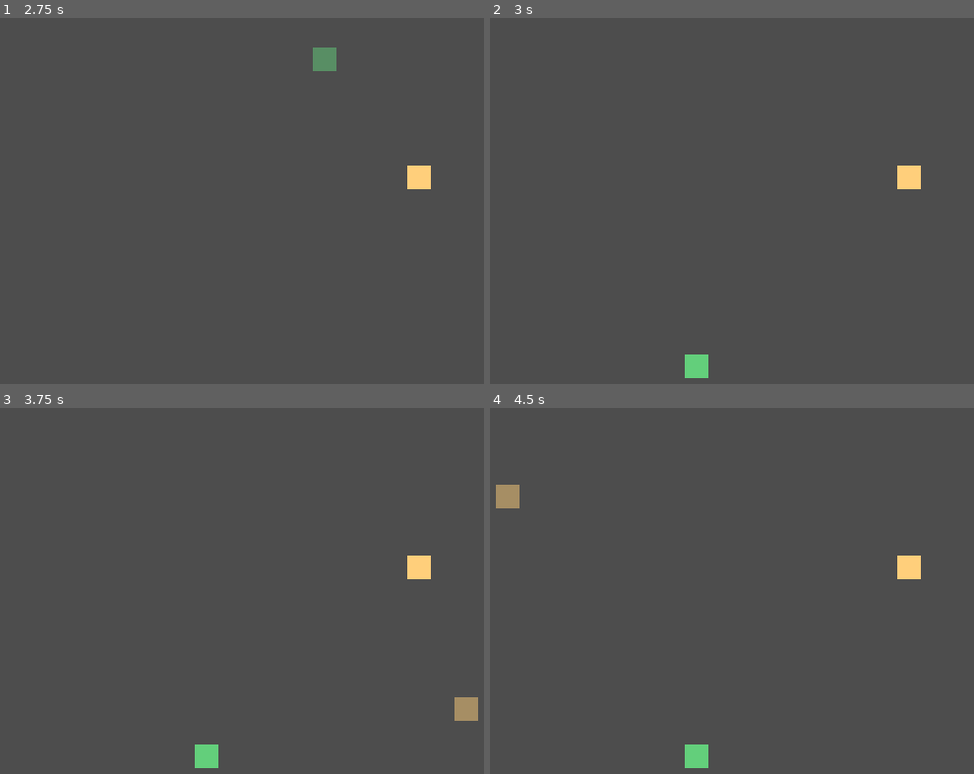
Above: before the commit, frames 1-4 (two rows, left to right).
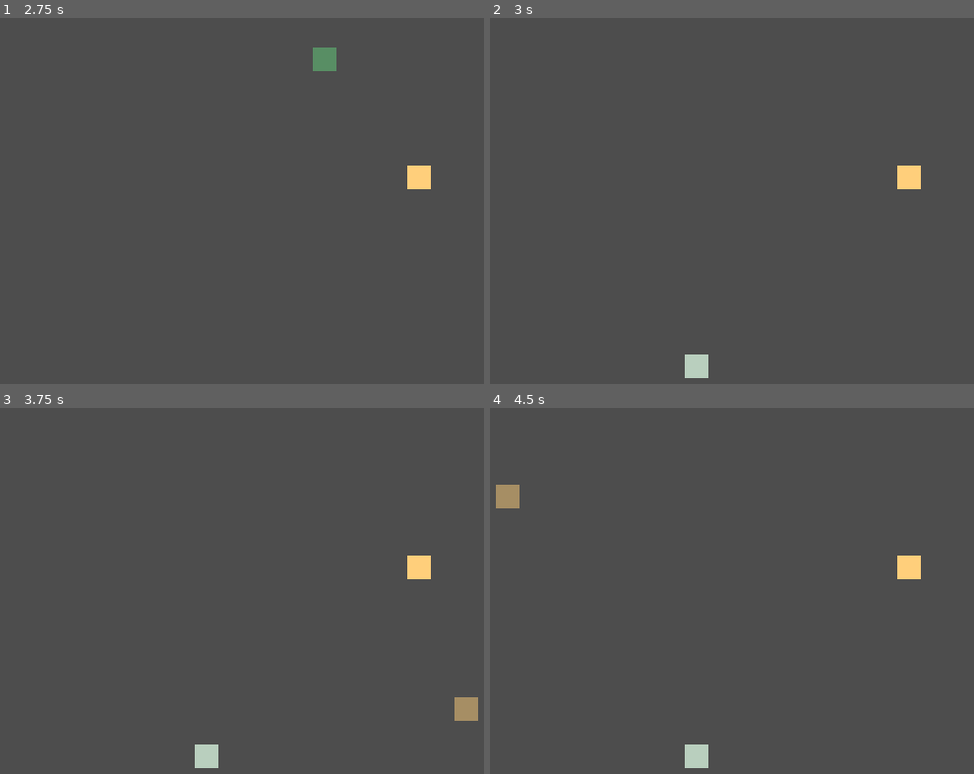
Above: after the commit, the same moments.

Repository: TylerPelaez/pixel-game-jam
Game: Godot game, scene res://Scenes/GridController.tscn
The game is run twice, just before and just after one commit, with the same random seed, the same clock (stepped at 60 frames per second) and the same inputs. This scene is started directly instead of the project's main scene.
Inputs (mouse positions are in pixels of both pictures, inside the frame that each line leads up to):
- Up to frame 1 (2.75 s): tap Enter at 0.5, 2 s; move the mouse to (406, 179) at 0.52 s; hold Right (ui_right) 0.53-1.28 s; hold 1 (Place Trap 1) 0.53-1.28 s; click (406, 179) at 0.67 s; tap Space at 1.25 s; move the mouse to (91, 248) at 1.27 s; hold Down (ui_down) 1.28-2.03 s; tap 2 (Place Trap 2) at 1.35 s; move the mouse to (319, 58) at 2.02 s; hold Right (ui_right) from 2.03 s (still down); hold 1 (Place Trap 1) from 2.03 s (still down)
- Up to frame 2 (3 s): tap Space at 2.75 s; move the mouse to (693, 354) at 2.77 s; release Right (ui_right) at 2.78 s; release 1 (Place Trap 1) at 2.78 s; hold Up (ui_up) from 2.78 s (still down); tap 2 (Place Trap 2) at 2.85 s; click (693, 354) at 2.92 s
- Up to frame 3 (3.75 s): tap Enter at 3.5 s; move the mouse to (469, 708) at 3.52 s; release Up (ui_up) at 3.53 s; hold Left (ui_left) from 3.53 s (still down); hold 1 (Place Trap 1) from 3.53 s (still down)
- Up to frame 4 (4.5 s): keep holding Left (ui_left); tap Space at 4.25 s; move the mouse to (504, 495) at 4.27 s; release 1 (Place Trap 1) at 4.28 s; tap 2 (Place Trap 2) at 4.35 s

Frame 1 is identical in both runs. In frame 2, 0.3% of the frame differs, in the area x 40-46%, y 91-99%; in frame 3, 0.3%; in frame 4, 0.3%.

Commit message:
Add Wave UI, Start enemy pathfinding

Diff:
--- a/Enemy/Enemy.gd
+++ b/Enemy/Enemy.gd
@@ -21,6 +21,8 @@
 @onready var blink_animation_player = $BlinkAnimationPlayer
 @onready var soft_collision = $SoftCollision
 
+@onready var agent: NavigationAgent2D = $NavigationAgent2D
+
 # initialize as if it was being initialized in _ready
 #@onready var animationTree = $AnimationTree
 #@onready var animationState = animationTree.get("parameters/playback")
@@ -42,6 +44,8 @@
 
 	stats.reset()
 
+	agent.set_target_position(target.global_position)
+
 # Update
 func _physics_process(delta):
 	match state:
@@ -49,7 +53,8 @@
 			move_state(delta)
 
 func move_state(delta):
-	var input_vector = (target.global_position - global_position).normalized()
+	var next_path_pos = agent.get_next_path_position()
+	var input_vector = (next_path_pos - global_position).normalized()
 
 	if input_vector != Vector2.ZERO:
 		scratch_velocity = scratch_velocity.move_toward(input_vector * MAX_SPEED, ACCELERATION * delta)
@@ -83,5 +88,5 @@
 	blink_animation_player.play("Blink/Start")
 
 func _on_stats_no_health():
-	emit_signal("died")
+	died.emit()
 	queue_free()
--- a/Enemy/Enemy.tscn
+++ b/Enemy/Enemy.tscn
@@ -68,6 +68,16 @@
 visible = false
 shape = SubResource("RectangleShape2D_g87tr")
 
+[node name="NavigationAgent2D" type="NavigationAgent2D" parent="."]
+path_desired_distance = 3.0
+target_desired_distance = 3.0
+path_max_distance = 10.0
+avoidance_enabled = true
+radius = 3.0
+debug_enabled = true
+debug_use_custom = true
+debug_path_custom_color = Color(1, 0, 1, 1)
+
 [connection signal="area_entered" from="Hurtbox" to="." method="_on_Hurtbox_area_entered"]
 [connection signal="invincibility_ended" from="Hurtbox" to="." method="_on_Hurtbox_invincibility_ended"]
 [connection signal="no_health" from="Stats" to="." method="_on_stats_no_health"]
--- a/Player/Traps/MeleeTrap.gd
+++ b/Player/Traps/MeleeTrap.gd
@@ -6,7 +6,7 @@
 # Implement in children
 func attack() -> void:
 	super.attack()
-	animation_player.play(&"Attack")
+#	animation_player.play(&"Attack")
 
 func should_attack() -> bool:
 	if super.should_attack():
--- a/Player/Traps/MeleeTrap.tscn
+++ b/Player/Traps/MeleeTrap.tscn
@@ -91,9 +91,11 @@
 script = ExtResource("2_252ls")
 
 [node name="Sprite2D" parent="." index="0"]
-modulate = Color(0.388235, 0.811765, 0.482353, 1)
+modulate = Color(1, 1, 1, 0.580392)
+offset = Vector2(0.06, 0)
 
 [node name="ShapeCast2D" type="ShapeCast2D" parent="." index="3"]
+visible = false
 shape = SubResource("CircleShape2D_1m3yo")
 target_position = Vector2(0, 0)
 collision_mask = 16
@@ -111,6 +113,7 @@
 damage = 2
 
 [node name="CollisionShape2D" parent="Hitbox" index="0"]
+visible = false
 shape = SubResource("CircleShape2D_44vhq")
 disabled = true
 
--- a/Player/Traps/Trap.tscn
+++ b/Player/Traps/Trap.tscn
@@ -3,8 +3,8 @@
 [ext_resource type="Script" path="res://Player/Traps/Trap.gd" id="1_1mc55"]
 [ext_resource type="Texture2D" uid="uid://cr0df0oy1wyrc" path="res://Textures/Test/White8.png" id="2_k0gc5"]
 
-[sub_resource type="RectangleShape2D" id="RectangleShape2D_difry"]
-size = Vector2(8, 8)
+[sub_resource type="RectangleShape2D" id="RectangleShape2D_mfor1"]
+size = Vector2(6, 6)
 
 [node name="Trap" type="Node2D"]
 script = ExtResource("1_1mc55")
@@ -17,8 +17,15 @@
 collision_layer = 65
 collision_mask = 98
 
-[node name="CollisionShape2D" type="CollisionShape2D" parent="StaticBody2D"]
-shape = SubResource("RectangleShape2D_difry")
+[node name="CollisionPolygon2D" type="CollisionShape2D" parent="StaticBody2D"]
+shape = SubResource("RectangleShape2D_mfor1")
 
 [node name="AttackCooldownTimer" type="Timer" parent="."]
 one_shot = true
+
+[node name="NavCollider" type="StaticBody2D" parent="."]
+collision_layer = 0
+collision_mask = 0
+
+[node name="CollisionPolygon2D" type="CollisionPolygon2D" parent="NavCollider"]
+polygon = PackedVector2Array(-5, -5, 5, -5, 5, 5, -5, 5)
--- a/Scenes/GameController.gd
+++ b/Scenes/GameController.gd
@@ -1,5 +1,7 @@
 extends Node2D
 class_name GameController
+
+@onready var ui_controller: UIController = $"UI Controller"
 
 @export var enemy_prefab: PackedScene
 @export var player: PlayerController
@@ -12,15 +14,22 @@
 var spawned_enemies_count: int
 var wave_active: bool = false
 var wave_start_time: float
+var dead_enemies_count: int
 
 func _ready():
 	start_wave()
 
 func start_wave():
 	spawned_enemies_count = 0
+	dead_enemies_count = 0
 	wave_enemy_spawn_limit = enemies_per_wave_level * wave_counter
 	wave_start_time = Time.get_ticks_msec()
 	wave_active	= true
+
+func end_wave():
+	wave_counter += 1
+	wave_active = false
+	ui_controller.new_wave(wave_counter)
 
 func _process(delta):
 	if !wave_active:
@@ -42,3 +51,9 @@
 	add_child(enemy)
 	enemy.global_position = spawn_pos
 	spawned_enemies_count += 1
+	enemy.died.connect(on_enemy_died)
+
+func on_enemy_died():
+	dead_enemies_count += 1
+	if dead_enemies_count >= wave_enemy_spawn_limit:
+		end_wave()
--- a/Scenes/GridController.gd
+++ b/Scenes/GridController.gd
@@ -1,8 +1,11 @@
 extends Node2D
+class_name GridController
 
 @export var trap_placement_prefab_1: PackedScene
 @export var trap_placement_prefab_2: PackedScene
 @export var GRID_SIZE_PIXELS: int = 8
+
+@export var GRID_DIMENSIONS: Vector2i = Vector2.ZERO
 
 enum State {
 	DEFAULT,
@@ -14,6 +17,9 @@
 
 func snap_to_grid(pos: Vector2) -> Vector2:
 	return Vector2(floor(pos.x / GRID_SIZE_PIXELS) * GRID_SIZE_PIXELS,  floor(pos.y / GRID_SIZE_PIXELS) * GRID_SIZE_PIXELS) + Vector2(GRID_SIZE_PIXELS / 2, GRID_SIZE_PIXELS / 2)
+
+func world_pos_to_grid_coords(pos: Vector2) -> Vector2i:
+	return ((GRID_DIMENSIONS * GRID_SIZE_PIXELS / 2.0) + snap_to_grid(pos)) / GRID_SIZE_PIXELS
 
 func _process(delta):
 	match state:
--- /dev/null
+++ b/Scenes/HUD.tscn
@@ -0,0 +1,43 @@
+[gd_scene load_steps=2 format=3 uid="uid://0jdd0aehwng4"]
+
+[ext_resource type="PackedScene" uid="uid://diohj4tqgqc7s" path="res://Scenes/TestScene.tscn" id="1_uepg1"]
+
+[node name="HUD" type="Control"]
+layout_mode = 3
+anchors_preset = 15
+anchor_right = 1.0
+anchor_bottom = 1.0
+grow_horizontal = 2
+grow_vertical = 2
+size_flags_horizontal = 3
+size_flags_vertical = 3
+
+[node name="SubViewportContainer" type="SubViewportContainer" parent="."]
+layout_mode = 1
+anchors_preset = 15
+anchor_right = 1.0
+anchor_bottom = 1.0
+grow_horizontal = 2
+grow_vertical = 2
+stretch = true
+
+[node name="SubViewport" type="SubViewport" parent="SubViewportContainer"]
+handle_input_locally = false
+snap_2d_transforms_to_pixel = true
+audio_listener_enable_2d = true
+gui_snap_controls_to_pixels = false
+size = Vector2i(1024, 960)
+render_target_update_mode = 4
+
+[node name="TestScene" parent="SubViewportContainer/SubViewport" instance=ExtResource("1_uepg1")]
+
+[node name="Label" type="Label" parent="."]
+layout_mode = 1
+anchors_preset = 5
+anchor_left = 0.5
+anchor_right = 0.5
+offset_left = -28.0
+offset_right = 28.0
+offset_bottom = 26.0
+grow_horizontal = 2
+text = "Wave 1"
--- a/Scenes/TestScene.tscn
+++ b/Scenes/TestScene.tscn
@@ -6,6 +6,10 @@
 [ext_resource type="PackedScene" uid="uid://dc8c2m6m4pib0" path="res://Enemy/Enemy.tscn" id="3_50qa3"]
 [ext_resource type="PackedScene" uid="uid://clhjj6y2kg2ux" path="res://Player/Core.tscn" id="5_5uk77"]
 [ext_resource type="PackedScene" uid="uid://bpc4qn3bix2nh" path="res://Scenes/GridController.tscn" id="6_fjncl"]
+[ext_resource type="PackedScene" uid="uid://dos2g6h404rdh" path="res://Scenes/ui_controller.tscn" id="7_epif2"]
+[ext_resource type="PackedScene" uid="uid://d1nu2tugkl7u8" path="res://Scenes/wall.tscn" id="8_q1nra"]
+[ext_resource type="Script" path="res://Scripts/NavController.gd" id="9_r7anm"]
+[ext_resource type="PackedScene" uid="uid://cngny766lomx0" path="res://Player/Traps/MeleeTrap.tscn" id="9_xun5q"]
 
 [sub_resource type="Curve" id="Curve_hax16"]
 _data = [Vector2(0, 0), 0.0, 0.0, 0, 0, Vector2(1, 1), 0.0, 0.0, 0, 0]
@@ -15,17 +19,25 @@
 width = 1920
 curve = SubResource("Curve_hax16")
 
+[sub_resource type="NavigationPolygon" id="NavigationPolygon_d0f8k"]
+vertices = PackedVector2Array(-256, -672, 256, -672, 256, -32, -256, -32)
+polygons = Array[PackedInt32Array]([PackedInt32Array(0, 1, 2, 3)])
+outlines = Array[PackedVector2Array]([PackedVector2Array(-256, -672, 256, -672, 256, -32, -256, -32)])
+
 [node name="TestScene" type="Node2D" node_paths=PackedStringArray("player")]
 script = ExtResource("1_ja4hw")
 enemy_prefab = ExtResource("3_50qa3")
 player = NodePath("Player")
+enemy_spawn_distance = 200
 
 [node name="Background" type="Sprite2D" parent="."]
 modulate = Color(0.490196, 1, 0.709804, 1)
+position = Vector2(0, 178)
 scale = Vector2(1, 1080)
 texture = SubResource("CurveTexture_lw88h")
 
 [node name="Player" parent="." instance=ExtResource("1_xlw7c")]
+position = Vector2(0, -300)
 
 [node name="Camera2D" type="Camera2D" parent="." node_paths=PackedStringArray("player")]
 position_smoothing_speed = 10.0
@@ -36,3 +48,48 @@
 position = Vector2(-4, -388)
 
 [node name="GridController" parent="." instance=ExtResource("6_fjncl")]
+GRID_DIMENSIONS = Vector2i(64, 80)
+
+[node name="UI Controller" parent="." instance=ExtResource("7_epif2")]
+
+[node name="Wall" parent="." instance=ExtResource("8_q1nra")]
+
+[node name="Wall3" parent="." instance=ExtResource("8_q1nra")]
+position = Vector2(0, -704)
+
+[node name="Wall2" parent="." instance=ExtResource("8_q1nra")]
+position = Vector2(288, -352)
+rotation = 1.57079
+
+[node name="Wall4" parent="." instance=ExtResource("8_q1nra")]
+position = Vector2(-288, -352)
+rotation = 1.57079
+
+[node name="NavigationRegion2D" type="NavigationRegion2D" parent="." node_paths=PackedStringArray("grid_controller")]
+navigation_polygon = SubResource("NavigationPolygon_d0f8k")
+script = ExtResource("9_r7anm")
+grid_controller = NodePath("../GridController")
+
+[node name="MeleeTrap" parent="NavigationRegion2D" instance=ExtResource("9_xun5q")]
+position = Vector2(-4, -380)
+
+[node name="MeleeTrap2" parent="NavigationRegion2D" instance=ExtResource("9_xun5q")]
+position = Vector2(4, -380)
+
+[node name="MeleeTrap4" parent="NavigationRegion2D" instance=ExtResource("9_xun5q")]
+position = Vector2(4, -396)
+
+[node name="MeleeTrap5" parent="NavigationRegion2D" instance=ExtResource("9_xun5q")]
+position = Vector2(-4, -396)
+
+[node name="MeleeTrap6" parent="NavigationRegion2D" instance=ExtResource("9_xun5q")]
+position = Vector2(-20, -396)
+
+[node name="MeleeTrap7" parent="NavigationRegion2D" instance=ExtResource("9_xun5q")]
+position = Vector2(-20, -388)
+
+[node name="MeleeTrap9" parent="NavigationRegion2D" instance=ExtResource("9_xun5q")]
+position = Vector2(-20, -372)
+
+[node name="MeleeTrap8" parent="NavigationRegion2D" instance=ExtResource("9_xun5q")]
+position = Vector2(-12, -372)
--- /dev/null
+++ b/Scenes/ui_controller.tscn
@@ -0,0 +1,18 @@
+[gd_scene load_steps=3 format=3 uid="uid://dos2g6h404rdh"]
+
+[ext_resource type="Script" path="res://Scripts/UI Controller.gd" id="1_p2v83"]
+[ext_resource type="FontFile" uid="uid://cfavqas7l0oja" path="res://acherusgrotesque-regular.otf" id="2_qt38b"]
+
+[node name="UI Controller" type="CanvasLayer"]
+script = ExtResource("1_p2v83")
+
+[node name="WaveLabel" type="Label" parent="."]
+anchors_preset = 5
+anchor_left = 0.5
+anchor_right = 0.5
+offset_left = -26.5
+offset_right = 26.5
+offset_bottom = 26.0
+grow_horizontal = 2
+theme_override_fonts/font = ExtResource("2_qt38b")
+text = "Wave 1"
--- /dev/null
+++ b/Scenes/wall.tscn
@@ -0,0 +1,16 @@
+[gd_scene load_steps=3 format=3 uid="uid://d1nu2tugkl7u8"]
+
+[ext_resource type="Texture2D" uid="uid://bxn8kvm570f80" path="res://Textures/Test/White.png" id="1_84bma"]
+
+[sub_resource type="RectangleShape2D" id="RectangleShape2D_t6w6c"]
+size = Vector2(640, 64)
+
+[node name="Wall" type="StaticBody2D"]
+collision_mask = 0
+
+[node name="CollisionShape2D" type="CollisionShape2D" parent="."]
+shape = SubResource("RectangleShape2D_t6w6c")
+
+[node name="Sprite2D" type="Sprite2D" parent="."]
+scale = Vector2(10, 1)
+texture = ExtResource("1_84bma")
--- /dev/null
+++ b/Scripts/NavController.gd
@@ -0,0 +1,86 @@
+extends NavigationRegion2D
+class_name NavController
+
+@export var grid_controller: GridController
+var new_navigation_polygon: NavigationPolygon = get_navigation_polygon()
+
+var to_draw = []
+var outlines = {}
+var grid_to_outline = []
+var outline_count = 0
+var outlines_to_grids = {}
+
+func _ready():
+	parse_2d_collisionshapes(self)
+	merge_outlines()
+	new_navigation_polygon.make_polygons_from_outlines()
+
+func parse_2d_collisionshapes(root_node: Node):
+	for i in grid_controller.GRID_DIMENSIONS.x:
+		var col = []
+		for j in grid_controller.GRID_DIMENSIONS.y:
+			col.append(-1)
+		grid_to_outline.append(col)
+
+	for node in root_node.get_children():
+		if node.get_child_count() > 0:
+			parse_2d_collisionshapes(node)
+
+		if node is CollisionPolygon2D:
+			var grid_pos = grid_controller.world_pos_to_grid_coords(node.global_position)
+			var collisionpolygon_transform: Transform2D = node.get_global_transform()
+			var collisionpolygon: PackedVector2Array = node.polygon
+
+			var new_collision_outline: PackedVector2Array = collisionpolygon_transform * collisionpolygon
+
+			grid_to_outline[grid_pos.x][grid_pos.y] = outline_count
+			outlines[outline_count] = new_collision_outline
+			if !outlines_to_grids.has(outline_count):
+				outlines_to_grids[outline_count] = []
+
+			outlines_to_grids[outline_count].append(grid_pos)
+
+			outline_count += 1
+
+func merge_outlines():
+	for x in grid_to_outline.size():
+		for y in grid_to_outline[x].size():
+			if grid_to_outline[x][y] == -1:
+				continue
+
+			var current_outline_key = grid_to_outline[x][y]
+			var current_outline = outlines[current_outline_key]
+
+			if x < grid_to_outline.size() - 1 && grid_to_outline[x + 1][y] != -1:
+				merge(current_outline_key, grid_to_outline[x + 1][y])
+			if y < grid_to_outline[x].size() - 1 && grid_to_outline[x][y + 1] != -1:
+				merge(current_outline_key, grid_to_outline[x][y + 1])
+			if y < grid_to_outline[x].size() - 1 && x < grid_to_outline.size() - 1 && grid_to_outline[x + 1][y + 1] != -1:
+				merge(current_outline_key, grid_to_outline[x + 1][y + 1])
+			if y < grid_to_outline[x].size() - 1 && x > 0 && grid_to_outline[x - 1][y + 1] != -1:
+				merge(current_outline_key, grid_to_outline[x - 1][y + 1])
+
+	for outline in outlines.values():
+		to_draw.append(outline)
+		new_navigation_polygon.add_outline(outline)
+
+#func _draw():
+#	for polygon in to_draw:
+#		draw_polygon(polygon, PackedColorArray([Color.PURPLE]))
+
+func merge(current_outline_key: int, adjacent_outline_key: int):
+	var current_outline = outlines[current_outline_key]
+	var adjacent_outline = outlines[adjacent_outline_key]
+	var merge_result = Geometry2D.merge_polygons(adjacent_outline, current_outline)
+	if merge_result.size() != 1:
+		push_error("Merge Result != 1!!")
+		return
+
+	outlines[current_outline_key] = merge_result[0]
+
+	for grid_pos in outlines_to_grids[adjacent_outline_key]:
+		grid_to_outline[grid_pos.x][grid_pos.y] = current_outline_key
+		outlines_to_grids[current_outline_key].append(grid_pos)
+
+	outlines.erase(adjacent_outline_key)
+	outlines_to_grids.erase(adjacent_outline_key)
--- /dev/null
+++ b/Scripts/UI Controller.gd
@@ -0,0 +1,7 @@
+extends CanvasLayer
+class_name UIController
+
+@onready var wave_label: Label = $WaveLabel
+
+func new_wave(wave_number):
+	wave_label.text = "Wave " + str(wave_number)
--- a/project.godot
+++ b/project.godot
@@ -21,7 +21,7 @@
 window/size/viewport_height=240
 window/size/window_width_override=1024
 window/size/window_height_override=960
-window/stretch/mode="viewport"
+window/stretch/mode="canvas_items"
 
 [input]
 
@@ -67,7 +67,9 @@
 [layer_names]
 
 2d_physics/layer_1="World"
+2d_navigation/layer_1="Walkable"
 2d_physics/layer_2="Player"
+2d_navigation/layer_2="Breakable"
 2d_physics/layer_3="PlayerHurtbox"
 2d_physics/layer_4="EnemyHitbox"
 2d_physics/layer_5="EnemyHurtbox"
@@ -75,8 +77,13 @@
 2d_physics/layer_7="SoftCollision"
 2d_physics/layer_8="PlayerHitbox"
 
+[navigation]
+
+3d/layer_2=""
+
 [rendering]
 
+textures/canvas_textures/default_texture_filter=0
 renderer/rendering_method="gl_compatibility"
 renderer/rendering_method.mobile="gl_compatibility"
 textures/lossless_compression/force_png=true
Not shown: 1 places in Scenes/TestScene.tscn that only renumber resources
Binary file changed: Textures/Test/MeleeTrapActive.png
Binary file added: acherusgrotesque-regular.otf
Not shown, added: acherusgrotesque-regular.otf.import
